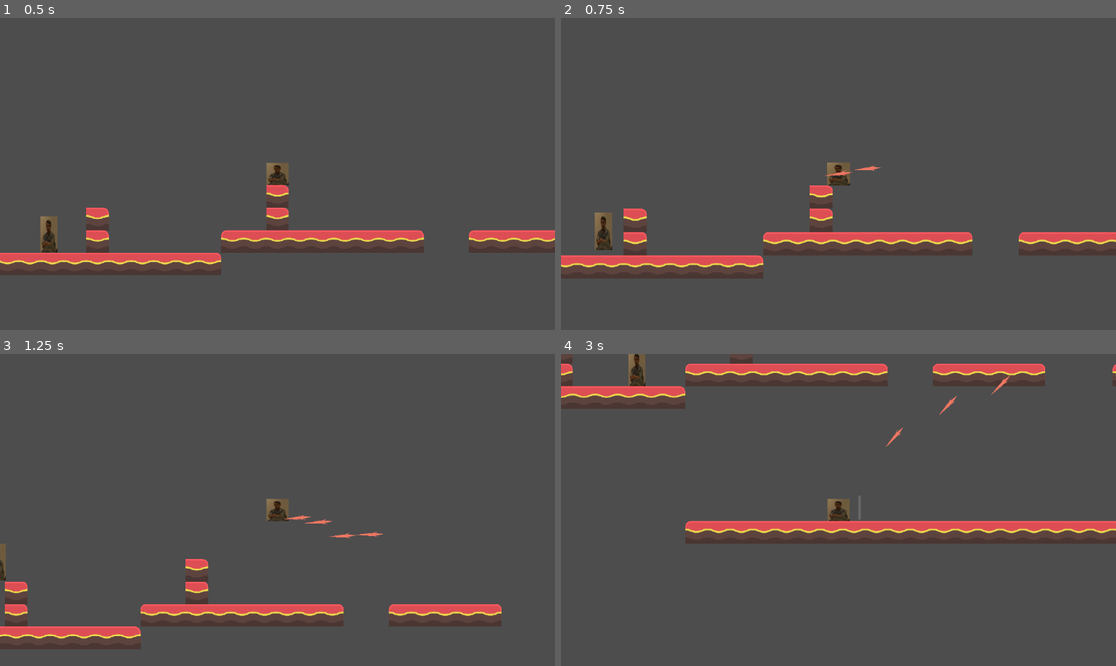
Above: before the commit, frames 1-4 (two rows, left to right).
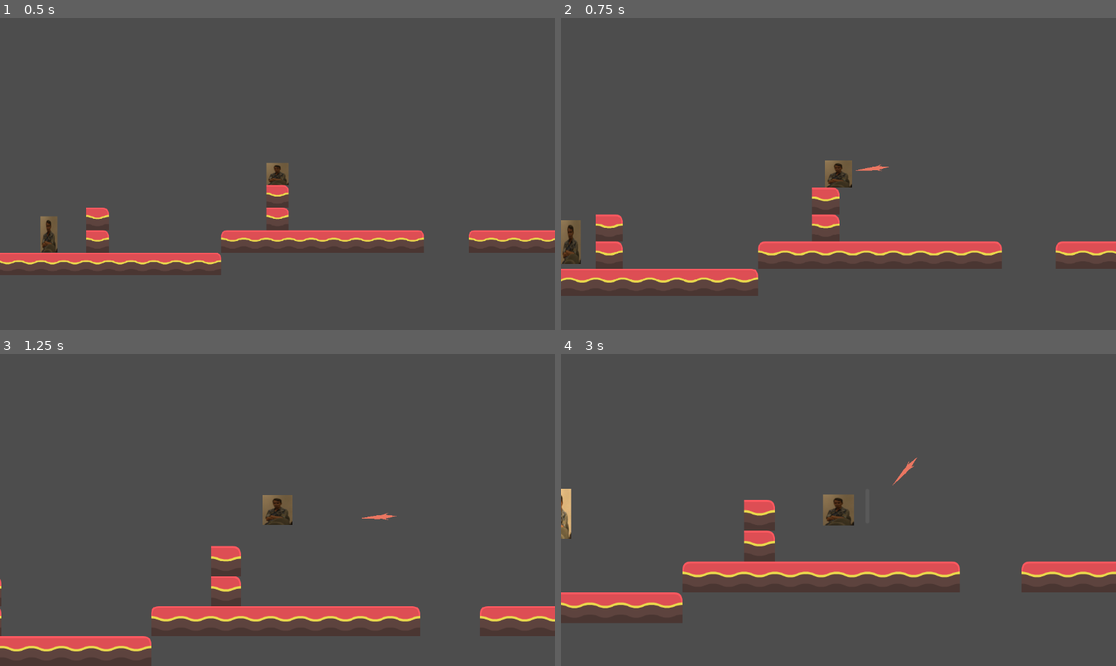
Above: after the commit, the same moments.

Repository: geominic/gd-revolution-calls
Game: Godot game, scene res://worlds/map_test.tscn
The game is run twice, just before and just after one commit, with the same random seed, the same clock (stepped at 60 frames per second) and the same inputs.
Inputs (mouse positions are in pixels of both pictures, inside the frame that each line leads up to):
- Up to frame 1 (0.5 s): no input
- Up to frame 2 (0.75 s): move the mouse to (960, 158) at 0.52 s; press the mouse at (960, 158) at 0.53 s; hold D (move_right) from 0.53 s (still down)
- Up to frame 3 (1.25 s): keep holding D (move_right); tap Space (jump) at 0.77, 0.8, 1.07 s
- Up to frame 4 (3 s): move the mouse to (727, 525) at 1.27 s; release the mouse at (727, 525) at 1.28 s; tap Space (jump) at 1.35, 1.52, 1.82, 2.3 s; click (727, 525) at 1.55 s; move the mouse to (894, 441) at 2.02 s; release D (move_right) at 2.03 s; press the mouse at (894, 441) at 2.03 s; hold A (move_left) 2.03-2.78 s; move the mouse to (810, 572) at 2.77 s; release the mouse at (810, 572) at 2.78 s; hold D (move_right) from 2.78 s (still down); tap Shift (sprint) at 2.85 s

Frame 1 is identical in both runs. In frame 2, 11% of the frame differs, in the area x 0-100%, y 45-90%; in frame 3, 9.1%; in frame 4, 16%, in the area x 0-100%, y 0-87%.

Commit message:
independent weapon script

Diff:
--- a/actors/player/player_1.tscn
+++ b/actors/player/player_1.tscn
@@ -1,7 +1,8 @@
-[gd_scene load_steps=4 format=3 uid="uid://s6bq3gam75ua"]
+[gd_scene load_steps=5 format=3 uid="uid://s6bq3gam75ua"]
 
 [ext_resource type="Script" path="res://scripts/player_1.gd" id="1_4ou3p"]
 [ext_resource type="Texture2D" uid="uid://suh1qdrvqeng" path="res://Screenshot 2025-01-30 125637.png" id="2_jbujf"]
+[ext_resource type="PackedScene" uid="uid://py8r38qgnvkj" path="res://weapons/weapon_1.tscn" id="2_sl5wr"]
 
 [sub_resource type="RectangleShape2D" id="RectangleShape2D_2811r"]
 size = Vector2(24.1957, 24.1957)
@@ -10,14 +11,8 @@
 position = Vector2(32, 32)
 scale = Vector2(2, 2)
 script = ExtResource("1_4ou3p")
-slow_mo_time_scale = 0.3
-slow_mo_transition_speed = 1.25
-slow_mo_movement_threshold = 16.0
-slow_mo_delay = 0.35
-slow_mo_attack_duration = 0.25
-speed = 400
-jump_px_height = 172
-projectile_speed = 800
+slow_mo_trigger_type = 1
+projectile_scene = ExtResource("2_sl5wr")
 
 [node name="Sprite2D" type="Sprite2D" parent="."]
 position = Vector2(1.4489e-06, 2.5034e-06)
--- a/scripts/player_1.gd
+++ b/scripts/player_1.gd
@@ -56,9 +56,7 @@
 
 # Combat properties
 @export_group("Combat")
-@export var weapon_cooldown = 0.3
-@export var projectile_speed = 600
-@export var projectile_gravity = 100
+@export var projectile_scene: PackedScene
 
 # State tracking
 var coyote_timer = 0.0
@@ -66,9 +64,6 @@
 var can_double_jump = false
 var weapon_timer = 0.0
 var facing_direction = 1  # 1 for right, -1 for left
-
-# Preloaded scenes
-var projectile_scene = preload("res://weapons/projectile.tscn")
 
 # Animation states
 enum PlayerState {IDLE, RUN, JUMP, FALL, ATTACK}
@@ -222,20 +217,33 @@
 		velocity.y += gravity * gravity_multiplier * delta
 
 func handle_attack(delta):
-	weapon_timer -= delta
+	if weapon_timer > 0:
+		weapon_timer -= delta
 
 	if Input.is_action_pressed("attack") and weapon_timer <= 0:
 		throw_weapon()
-		weapon_timer = weapon_cooldown
+
+		# Get cooldown from the projectile scene
+		if projectile_scene:
+			var temp_projectile = projectile_scene.instantiate()
+			weapon_timer = temp_projectile.weapon_cooldown
+			temp_projectile.queue_free()
 
 func throw_weapon():
+	if not projectile_scene:
+		return
+
 	var projectile = projectile_scene.instantiate()
 
-	# Set projectile properties
-	projectile.global_position = $WeaponSpawn.global_position
-
-	# Add to scene
-	get_tree().current_scene.add_child(projectile)  # Add to the active scene root for proper positioning
+	# Add to scene first so it can access global coordinates
+	get_tree().current_scene.add_child(projectile)
+
+	# Initialize the projectile with proper parameters
+	# Let the projectile use its own default speed
+	projectile.initialize(
+		$WeaponSpawn.global_position,  # Spawn position
+		get_global_mouse_position()    # Target position (mouse)
+	)
 
 	# Optional: trigger attack animation
 	# $AnimationPlayer.play("attack")
--- a/scripts/projectile.gd
+++ /dev/null
@@ -1,39 +0,0 @@
-extends Area2D
-
-@export var speed: float = 800
-@export var damage: int = 50
-@export var gravity_strength: float = 1200.0
-@export var lifetime_sec: float = 3.0
-
-var velocity: Vector2 = Vector2.ZERO
-var direction: Vector2 = Vector2.ZERO
-
-func _ready():
-	# Aim at mouse position when spawned
-	var mouse_pos = get_global_mouse_position()
-	direction = (mouse_pos - global_position).normalized()
-	velocity = direction * speed
-
-	# Set initial rotation based on velocity
-	rotation = velocity.angle()
-
-	# Start lifetime timer
-	$Lifetime.wait_time = lifetime_sec
-	$Lifetime.start()
-
-func _physics_process(delta):
-	# Apply gravity
-	velocity.y += gravity_strength * delta
-
-	# Update rotation to match velocity direction
-	rotation = velocity.angle()
-
-	# Move projectile
-	position += velocity * delta
-
-func _on_body_entered(body):
-	if body.is_in_group("enemy"):
-		body.take_damage(damage, global_position)
-		queue_free()
-func _on_lifetime_timeout():
-	queue_free()
--- /dev/null
+++ b/scripts/weapon_1.gd
@@ -0,0 +1,62 @@
+extends Area2D
+
+@export var speed: float = 800
+@export var weapon_cooldown = 0.3
+@export var damage: int = 50
+@export var gravity_strength: float = 1200.0
+@export var lifetime_sec: float = 3.0
+@export var source_group: String = "player"  # Who fired this projectile
+
+var velocity: Vector2 = Vector2.ZERO
+var direction: Vector2 = Vector2.ZERO
+
+# Called when the projectile is initialized
+func initialize(spawn_position: Vector2, target_position: Vector2 = Vector2.ZERO, initial_speed: float = -1):
+	global_position = spawn_position
+
+	# If target position is provided, aim at it
+	if target_position != Vector2.ZERO:
+		direction = (target_position - global_position).normalized()
+	else:
+		# Default to aiming at mouse position
+		var mouse_pos = get_global_mouse_position()
+		direction = (mouse_pos - global_position).normalized()
+
+	# Use provided speed or default
+	if initial_speed > 0:
+		speed = initial_speed
+
+	# Set initial velocity and rotation
+	velocity = direction * speed
+	rotation = velocity.angle()
+
+func _ready():
+	# Start lifetime timer
+	$Lifetime.wait_time = lifetime_sec
+	$Lifetime.start()
+
+func _physics_process(delta):
+	# Apply gravity
+	velocity.y += gravity_strength * delta
+
+	# Update rotation to match velocity direction
+	rotation = velocity.angle()
+
+	# Move projectile
+	position += velocity * delta
+
+func _on_body_entered(body):
+	if body.is_in_group("enemy") and source_group == "player":
+		body.take_damage(damage, global_position)
+		queue_free()
+	elif body.is_in_group("player") and source_group == "enemy":
+		# Handle player damage if this is an enemy projectile
+		if body.has_method("take_damage"):
+			body.take_damage(damage)
+		queue_free()
+	elif not body.is_in_group(source_group):
+		# Hit something else (like terrain)
+		queue_free()
+
+func _on_lifetime_timeout():
+	queue_free()
--- a/weapons/projectile.tscn
+++ b/weapons/weapon_1.tscn
@@ -1,6 +1,6 @@
 [gd_scene load_steps=3 format=3 uid="uid://py8r38qgnvkj"]
 
-[ext_resource type="Script" path="res://scripts/projectile.gd" id="1_i3113"]
+[ext_resource type="Script" path="res://scripts/weapon_1.gd" id="1_i3113"]
 
 [sub_resource type="RectangleShape2D" id="RectangleShape2D_bq8sv"]
 size = Vector2(80, 8)
@@ -8,6 +8,7 @@
 [node name="projectile" type="Area2D"]
 collision_mask = 2
 script = ExtResource("1_i3113")
+weapon_cooldown = 1.0
 gravity_strength = 125.0
 
 [node name="CollisionShape2D" type="CollisionShape2D" parent="."]
